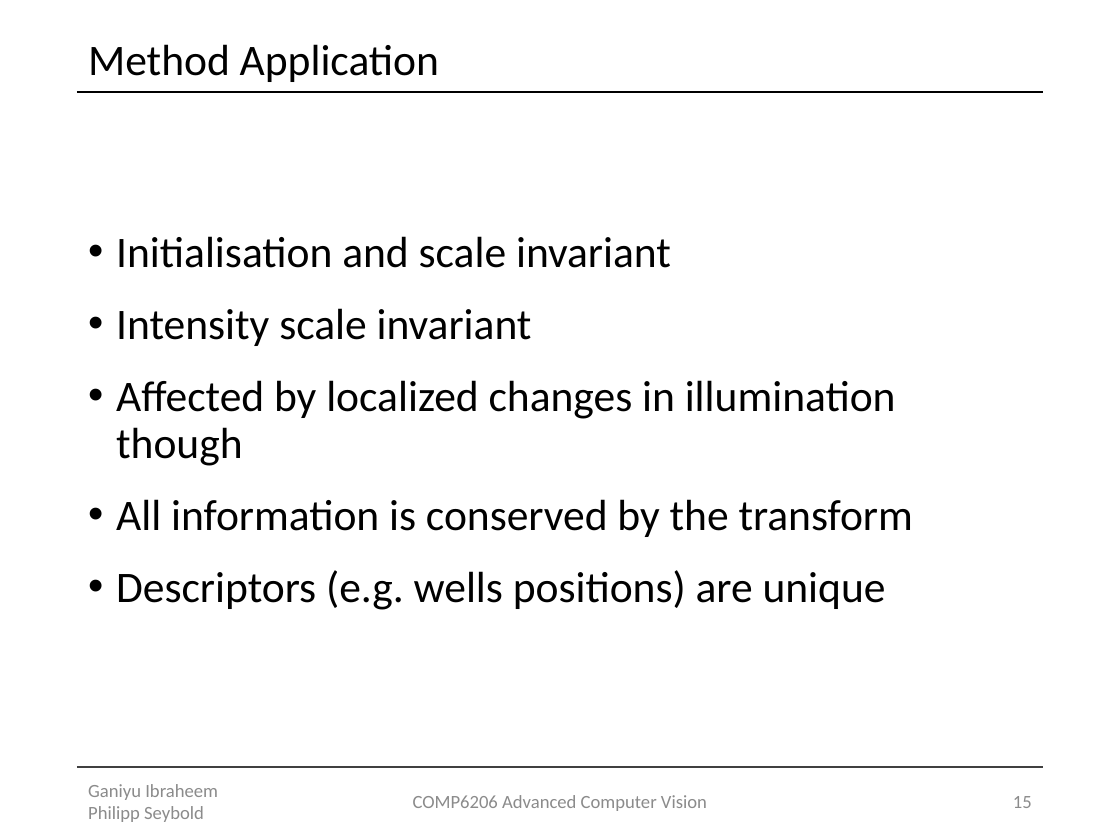
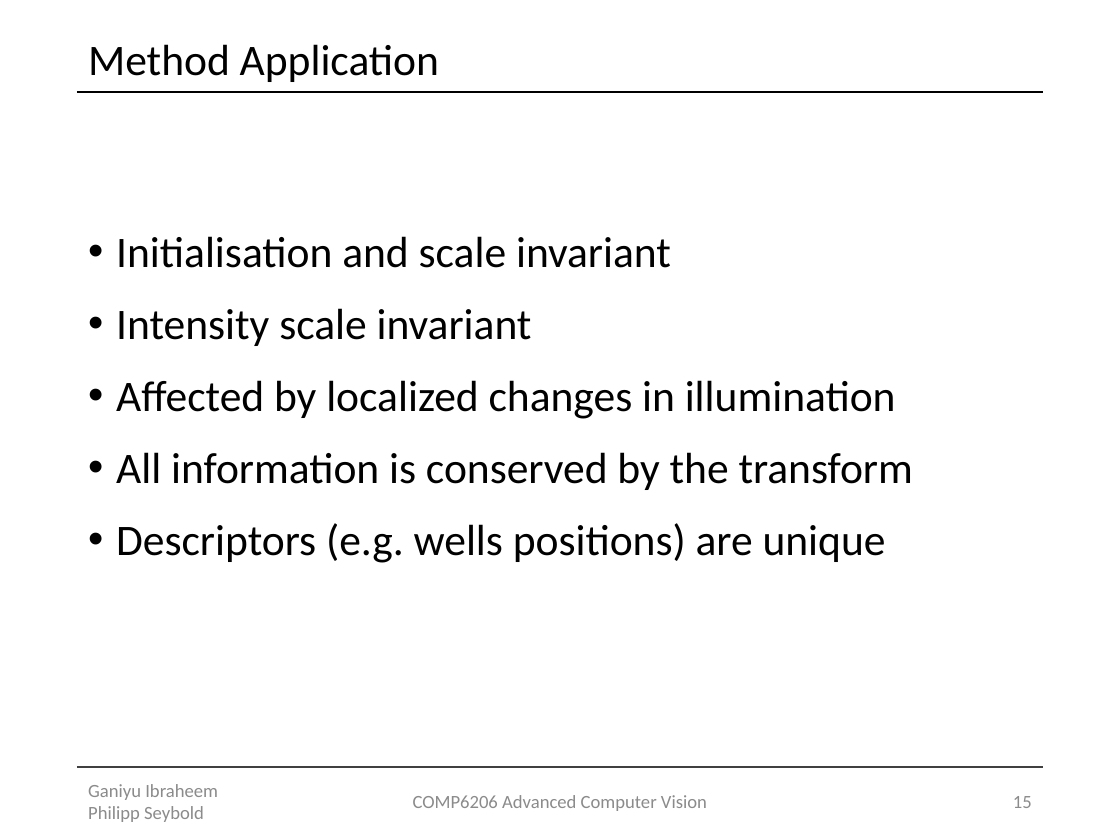
Before and after one commit to Lxrd-AJ/ForceFieldTransforms, a slide deck: slide 15 of Force Field Transformation.pptx. Drawn at 1120x840 pixels with LibreOffice and Linux fonts; fonts in the diff are those of the drawing. Boxes give left, top, right and bottom in pixels: in the first picture for what was removed or moved away, otherwise in the second. Text is boxed around its words. In the diff, an @@ line names an element or a change of style, - is before the commit and + after.

```diff
--- a/Force Field Transformation.pptx
+++ b/Force Field Transformation.pptx
@@ text at (116,380,896,419): text changed @@
-• Affected by localized changes in illumination though
+• Affected by localized changes in illumination
```
Also in this commit, not shown: 4 other slides changed, 1 slide added, 2 other files.
